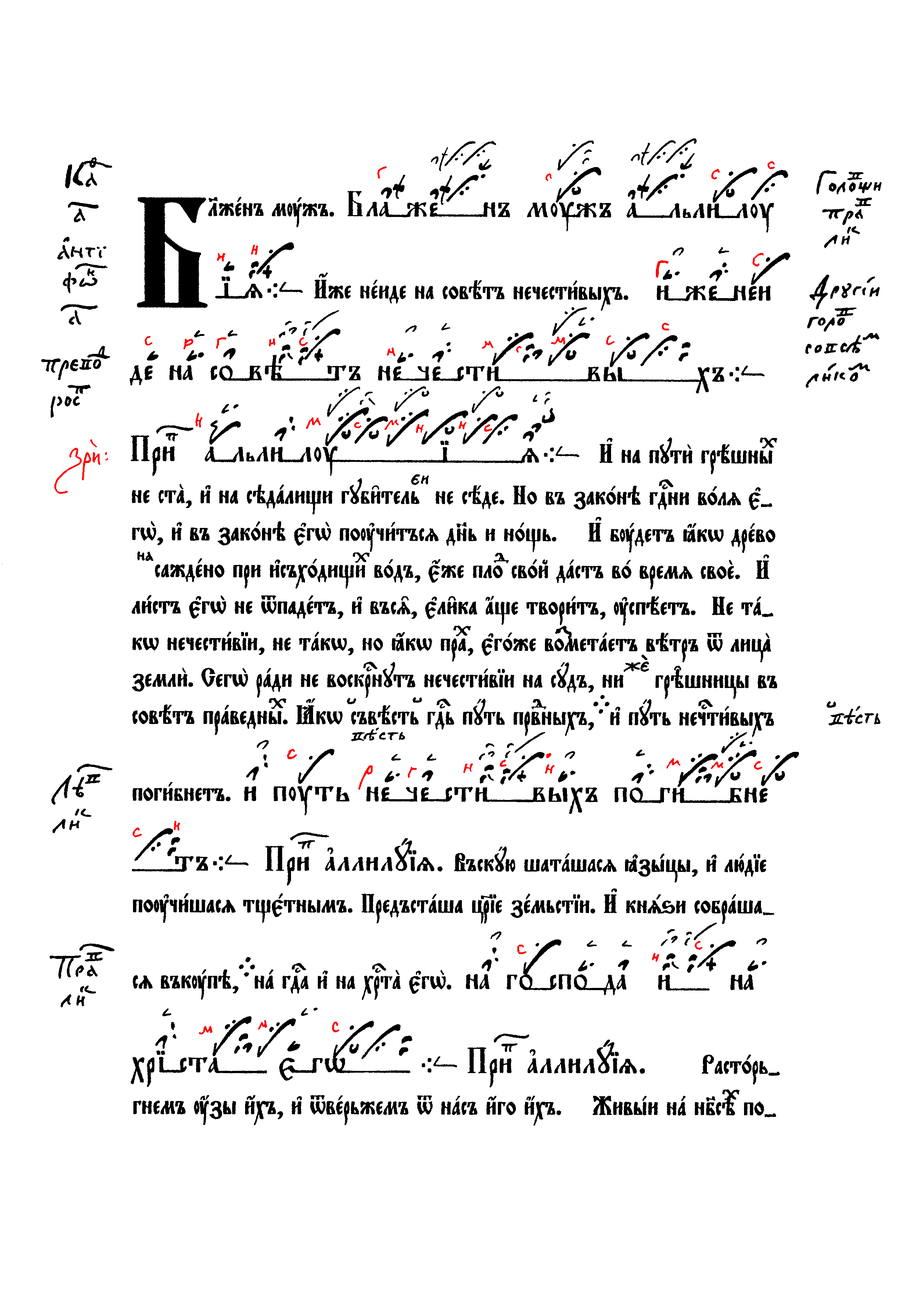
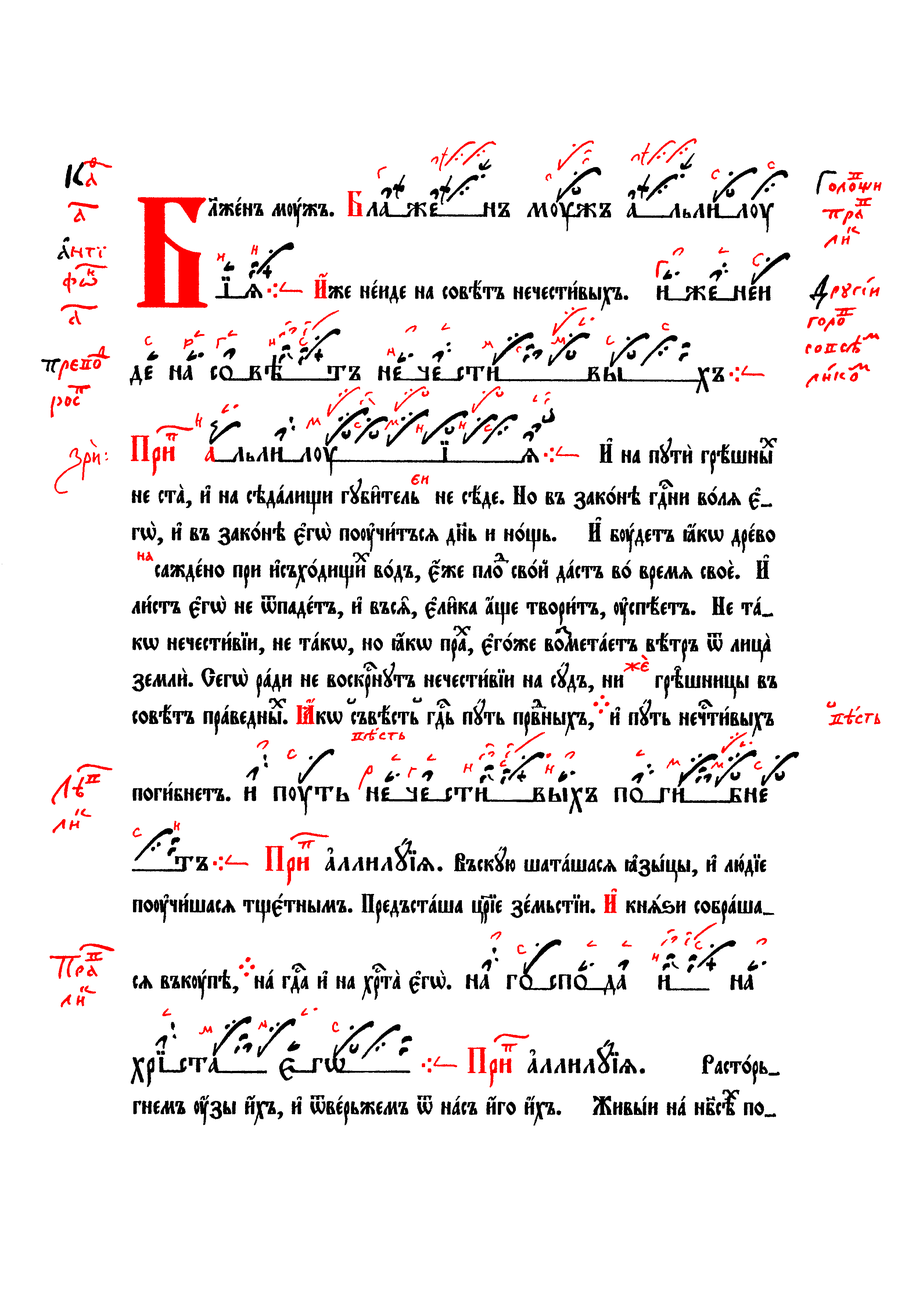
Two versions of the same layered image (923x1304). Layer-by-layer changes:
painted on "Червила" over <box>49,138,882,1088</box>
painted on "Чернила" over <box>49,138,882,1088</box>
